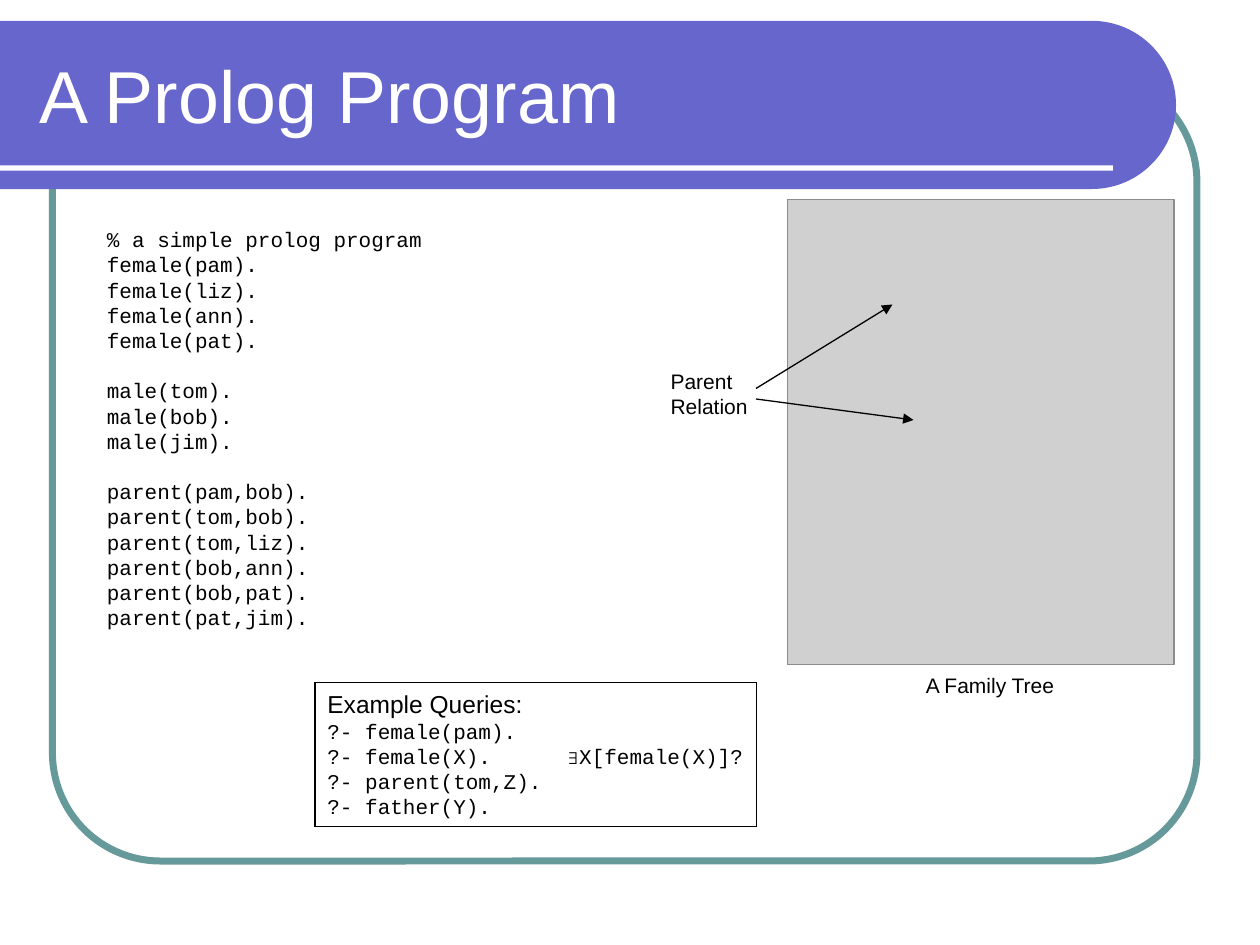
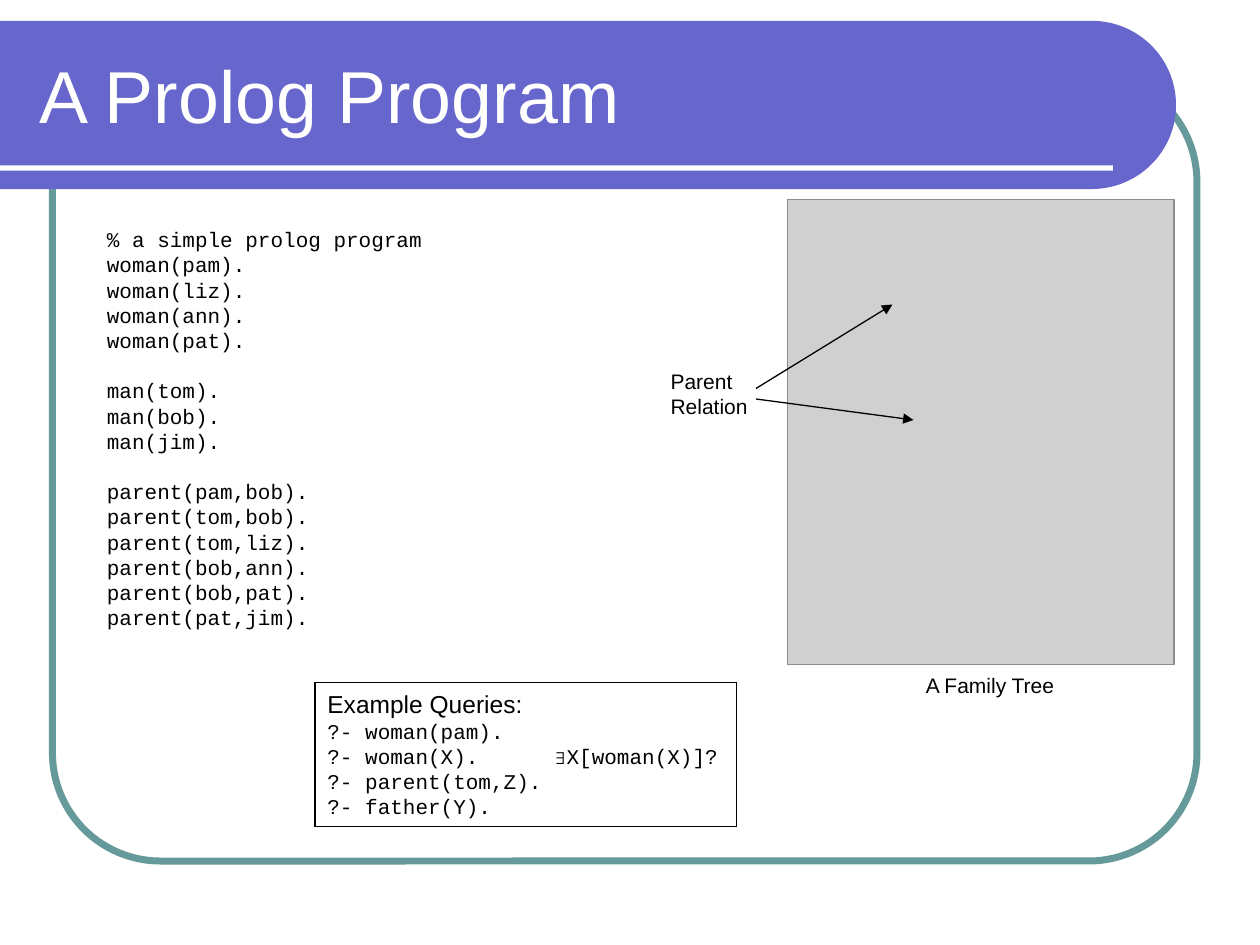
Before and after one commit to lutzhamel/phl-prolog, a slide deck: slide 16 of philosophy-prolog.pptx. Drawn at 1260x945 pixels with LibreOffice and Linux fonts; fonts in the diff are those of the drawing; grey boxes stand for pictures. Boxes give left, top, right and bottom in pixels: in the first picture for what was removed or moved away, otherwise in the second. Text is boxed around its words. In the diff, an @@ line names an element or a change of style, - is before the commit and + after.

```diff
--- a/philosophy-prolog.pptx
+++ b/philosophy-prolog.pptx
@@ text at bbox=[107, 257, 245, 454]: text changed @@
-female(pam).
-female(liz).
-female(ann).
-female(pat).
-male(tom).
-male(bob).
-male(jim).
+woman(pam).
+woman(liz).
+woman(ann).
+woman(pat).
+man(tom).
+man(bob).
+man(jim).
@@ rectangle "Example Queries:": place and size @@
-rectangle "Example Queries:" at bbox=[315, 683, 756, 827]
+rectangle "Example Queries:" at bbox=[315, 683, 737, 827]
@@ text in rectangle at bbox=[365, 724, 718, 769]: text changed @@
-?- female(pam).
-?- female(X). ∃X[female(X)]?
+?- woman(pam).
+?- woman(X). ∃X[woman(X)]?
```
Also in this commit, not shown: 6 other slides changed, 4 other files.
